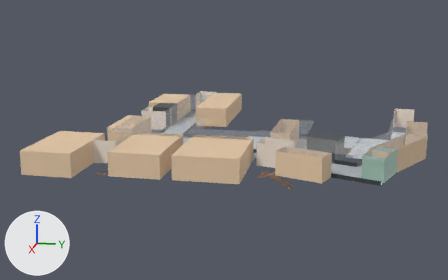
A saved change to the glTF model floors/8F.glb.
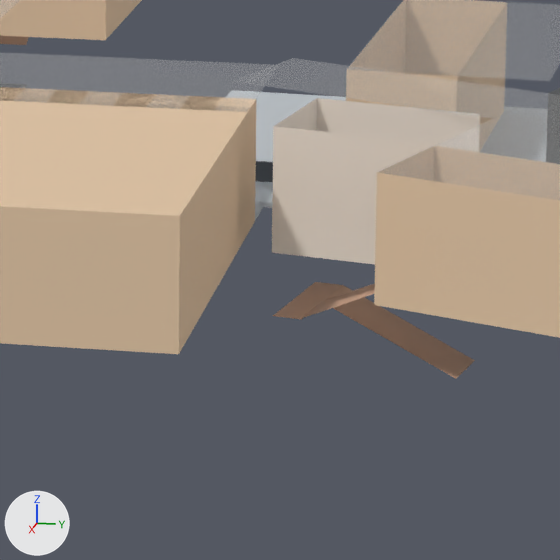
Each version appears first whole from a 50 mm lens placed at (58.9, 24.4, 15.9), pointed at (-28.9, 6.8, -6.1), and next in a close-up on the part from 46% to 69% of the width and 43% to 79% of the height. The lights are fixed; the arrows at lower left show +X, +Y and +Z. The older version's two pictures come first. Where no turn or scale is listed for an object, it has been applied to the vertices.

Objects in the first close-up: 'Cube.003', '丁棟7F.001', '立方體.001', '立方體.008', '立方體.086', '立方體.144', '立方體.145', '立方體.163', '立方體.168', '立方體.175', '立方體.223', '立方體.224', '立方體.225' and 7 more.
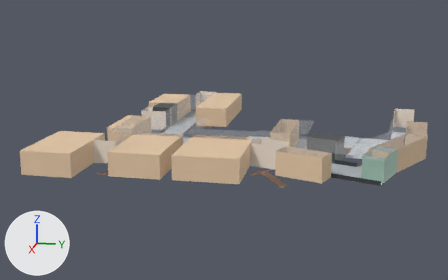
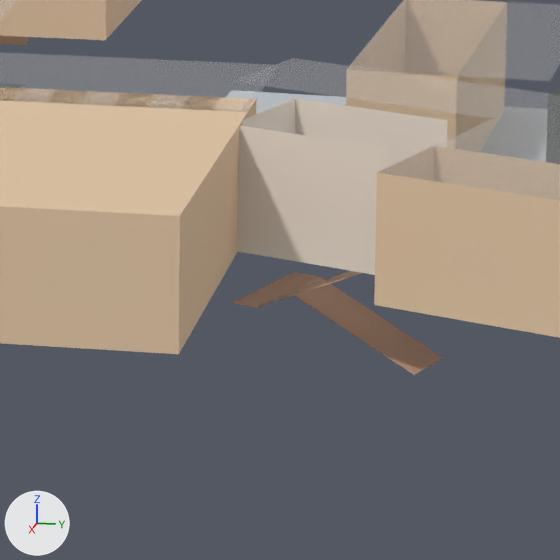
Changed parts and their boxes (x1, y1, x2, y2) in the close-ups (560 x 560 px):
```json
{"object": "立方體.225", "change": "moved, turned", "before": [272, 98, 480, 264], "after": [238, 98, 448, 275]}
{"object": "立方體.223", "change": "moved, turned", "before": [325, 285, 475, 379], "after": [293, 276, 443, 375]}
{"object": "立方體.224", "change": "moved, turned", "before": [273, 282, 344, 320], "after": [232, 272, 319, 308]}
{"object": "立方體.163", "change": "moved, turned", "before": [302, 283, 375, 318], "after": [260, 271, 361, 306]}
{"object": "Cube.003", "change": "unchanged, covered by the edit", "before": [255, 92, 346, 190], "after": [256, 92, 346, 114]}
{"object": "立方體.073", "change": "unchanged, uncovered by the edit", "before": [346, 73, 505, 125], "after": [346, 73, 505, 140]}
```

The change, as JSON lines over the scene's bpy script:
```json
{"op": "set", "path": "ob_立方體_225.location", "old": "(-17.04, 15.85, -4.5)", "new": "(-16.68, 15.03, -4.5)"}
{"op": "set", "path": "ob_立方體_225.rotation_euler", "old": "(1.571, 0.0, -0.204)", "new": "(1.571, 0.0, -0.367)", "note": "degrees (90, 0, -12) -> degrees (90, 0, -21)"}
{"op": "set", "path": "ob_立方體_224.location", "old": "(-17.44, 14.24, -9.02)", "new": "(-17.33, 13.51, -8.76)"}
{"op": "set", "path": "ob_立方體_224.rotation_euler", "old": "(1.571, 0.0, -0.204)", "new": "(1.571, 0.0, -0.367)", "note": "degrees (90, 0, -12) -> degrees (90, 0, -21)"}
{"op": "set", "path": "ob_立方體_223.location", "old": "(-17.17, 15.48, -9.65)", "new": "(-16.86, 14.68, -9.4)"}
{"op": "set", "path": "ob_立方體_223.rotation_euler", "old": "(1.571, -0.384, -1.775)", "new": "(1.571, -0.384, -1.937)", "note": "degrees (90, -22, -102) -> degrees (90, -22, -111)"}
{"op": "set", "path": "ob_立方體_163.location", "old": "(-16.97, 16.57, -8.15)", "new": "(-16.48, 15.72, -7.9)"}
{"op": "set", "path": "ob_立方體_163.rotation_euler", "old": "(1.571, 0.384, -1.775)", "new": "(1.571, 0.384, -1.937)", "note": "degrees (90, 22, -102) -> degrees (90, 22, -111)"}
```
